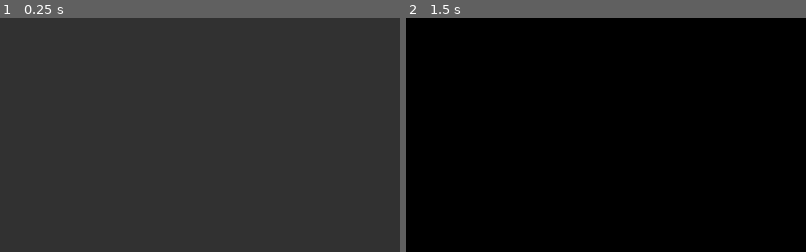
Above: before the commit, frames 1-2 (left to right).
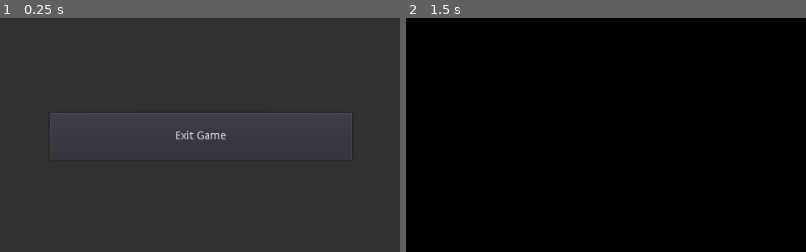
Above: after the commit, the same moments.

Repository: CallMeGenevieve/Starbounce
Game: Godot game, scene res://scenes/MainMenu/MainMenu.tscn
Same seed, same stepped clock (60 frames per second), same inputs: the game is played once before the commit and once after it.
Inputs:
- Up to frame 1 (0.25 s): no input
- Up to frame 2 (1.5 s): click "Start Space" at 0.5 s; tap Enter at 1.25 s
The pictures show only the part of the screen within x 25-75%, y 48-98%; the shares and areas given below are measured in that part.

The runs differ from the first frame. In frame 1, 0.7% of the frame differs, in the area x 12-88%, y 40-60%; in frame 2, nothing differs.

Commit message:
Add pause menu overlay and a quit game button

Diff:
--- /dev/null
+++ b/scenes/MainMenu/ExitGame.gd
@@ -0,0 +1,19 @@
+extends Button
+
+
+# Declare member variables here. Examples:
+# var a = 2
+# var b = "text"
+
+
+# Called when the node enters the scene tree for the first time.
+func _ready():
+	connect("button_up", self, "pressed")
+
+
+func pressed():
+	get_tree().quit(0)
+
+# Called every frame. 'delta' is the elapsed time since the previous frame.
+#func _process(delta):
+#	pass
--- a/scenes/MainMenu/MainMenu.tscn
+++ b/scenes/MainMenu/MainMenu.tscn
@@ -1,6 +1,7 @@
-[gd_scene load_steps=2 format=2]
+[gd_scene load_steps=3 format=2]
 
 [ext_resource path="res://scenes/MainMenu/StartSpace.gd" type="Script" id=1]
+[ext_resource path="res://scenes/MainMenu/ExitGame.gd" type="Script" id=2]
 
 [node name="MainMenu" type="Node2D"]
 
@@ -33,3 +34,14 @@
 __meta__ = {
 "_edit_use_anchors_": false
 }
+
+[node name="ExitGame" type="Button" parent="."]
+margin_left = 321.0
+margin_top = 409.769
+margin_right = 708.0
+margin_bottom = 469.769
+text = "Exit Game"
+script = ExtResource( 2 )
+__meta__ = {
+"_edit_use_anchors_": false
+}
--- /dev/null
+++ b/scenes/Space/BackToGame.gd
@@ -0,0 +1,20 @@
+extends Button
+
+
+# Declare member variables here. Examples:
+# var a = 2
+# var b = "text"
+
+
+# Called when the node enters the scene tree for the first time.
+func _ready():
+	self.connect("button_up", self, "pressed")
+
+
+func pressed():
+	self.get_parent().hide()
+	self.get_parent().hidden = true
+
+# Called every frame. 'delta' is the elapsed time since the previous frame.
+#func _process(delta):
+#	pass
--- /dev/null
+++ b/scenes/Space/BackToMainMenu.gd
@@ -0,0 +1,19 @@
+extends Button
+
+
+# Declare member variables here. Examples:
+# var a = 2
+# var b = "text"
+
+
+# Called when the node enters the scene tree for the first time.
+func _ready():
+	self.connect("button_up", self, "pressed")
+
+
+func pressed():
+	get_tree().change_scene("res://scenes/MainMenu/MainMenu.tscn")
+
+# Called every frame. 'delta' is the elapsed time since the previous frame.
+#func _process(delta):
+#	pass
--- /dev/null
+++ b/scenes/Space/PauseMenu.gd
@@ -0,0 +1,23 @@
+extends Node2D
+
+
+# Declare member variables here. Examples:
+# var a = 2
+# var b = "text"
+
+export var hidden = true
+
+# Called when the node enters the scene tree for the first time.
+func _ready():
+	self.hide()
+
+
+# Called every frame. 'delta' is the elapsed time since the previous frame.
+func _process(delta):
+	if Input.is_action_just_pressed("ui_cancel"):
+		if self.hidden:
+			self.show()
+			self.hidden = false
+		else:
+			self.hide()
+			self.hidden = true
--- a/scenes/Space/Space.tscn
+++ b/scenes/Space/Space.tscn
@@ -1,4 +1,8 @@
-[gd_scene format=2]
+[gd_scene load_steps=4 format=2]
+
+[ext_resource path="res://scenes/Space/PauseMenu.gd" type="Script" id=1]
+[ext_resource path="res://scenes/Space/BackToGame.gd" type="Script" id=2]
+[ext_resource path="res://scenes/Space/BackToMainMenu.gd" type="Script" id=3]
 
 [node name="Space" type="Node2D"]
 
@@ -11,7 +15,7 @@
 }
 
 [node name="PauseMenu" type="Node2D" parent="."]
-visible = false
+script = ExtResource( 1 )
 
 [node name="PauseMenuBackground" type="ColorRect" parent="PauseMenu"]
 margin_right = 1068.0
@@ -20,3 +24,25 @@
 __meta__ = {
 "_edit_use_anchors_": false
 }
+
+[node name="BackToGame" type="Button" parent="PauseMenu"]
+margin_left = 334.743
+margin_top = 65.3156
+margin_right = 667.743
+margin_bottom = 143.316
+text = "Back To The Future"
+script = ExtResource( 2 )
+__meta__ = {
+"_edit_use_anchors_": false
+}
+
+[node name="BackToMainMenu" type="Button" parent="PauseMenu"]
+margin_left = 334.743
+margin_top = 171.454
+margin_right = 667.743
+margin_bottom = 249.454
+text = "Return to Main Menu"
+script = ExtResource( 3 )
+__meta__ = {
+"_edit_use_anchors_": false
+}
